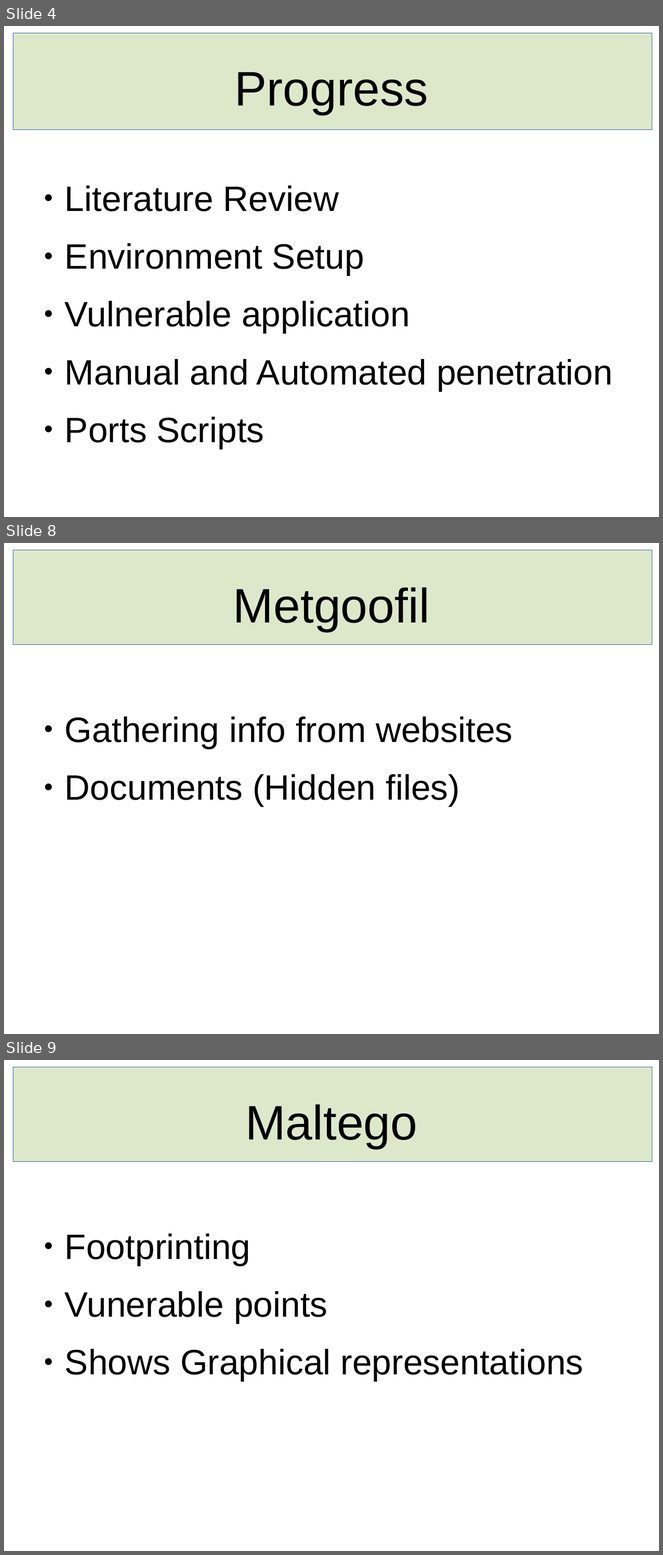
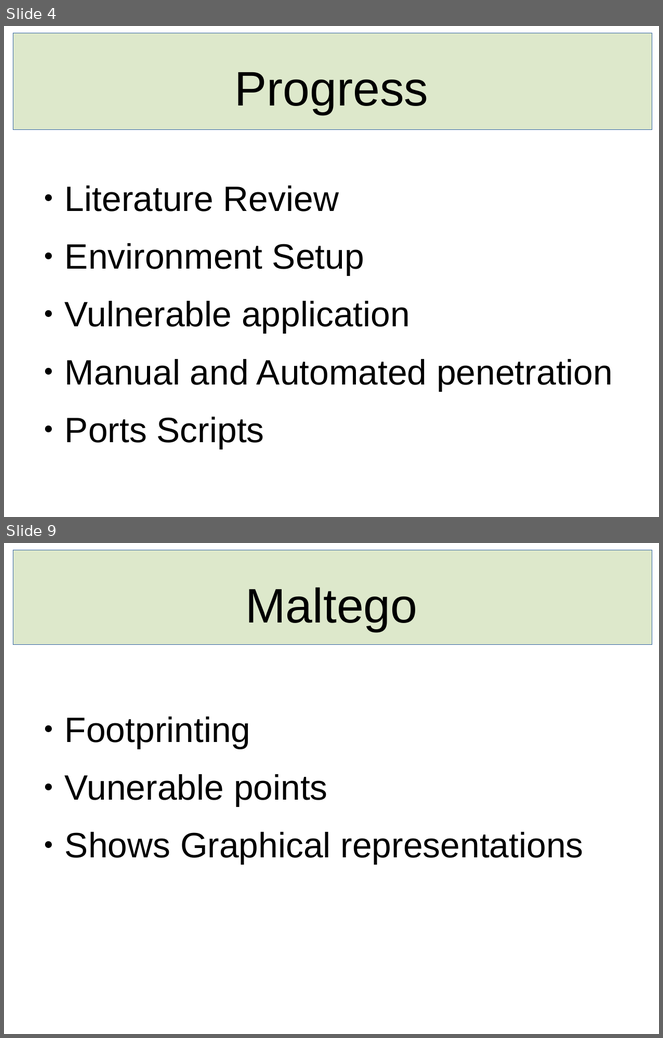
Before and after one commit to Shani123456-maker/finalyearproject, a slide deck: fyp-proposal_v1.pptx_1.odp. Shown one above the other, each under a label of ours: slides 4, 8 and 9 before the commit, slides 4 and 9 after it; the slides between them are not shown. The pictures are 663x1555 and 663x1038 pixels, drawn with LibreOffice and Linux fonts; fonts in the diff are those of the drawing. Boxes give left, top, right and bottom in pixels: in the first picture for what was removed or moved away, otherwise in the second. Text is boxed around its words. In the diff, an @@ line names an element or a change of style, - is before the commit and + after.

```diff
--- a/fyp-proposal_v1.pptx_1.odp
+++ b/fyp-proposal_v1.pptx_1.odp
@@ slide 8 removed at (4,543,659,1034), background #FFFFFF @@
@@ rectangle removed at (13,550,652,645) @@
@@ text removed at (233,587,430,631) @@
-Metgoofil
@@ text removed at (65,717,513,807) @@
-● Gathering info from websites
-● Documents (Hidden files)
```
Also in this commit, not shown: 1 slide changed, 3 slides added, 2 other slides removed, 9 other files.
